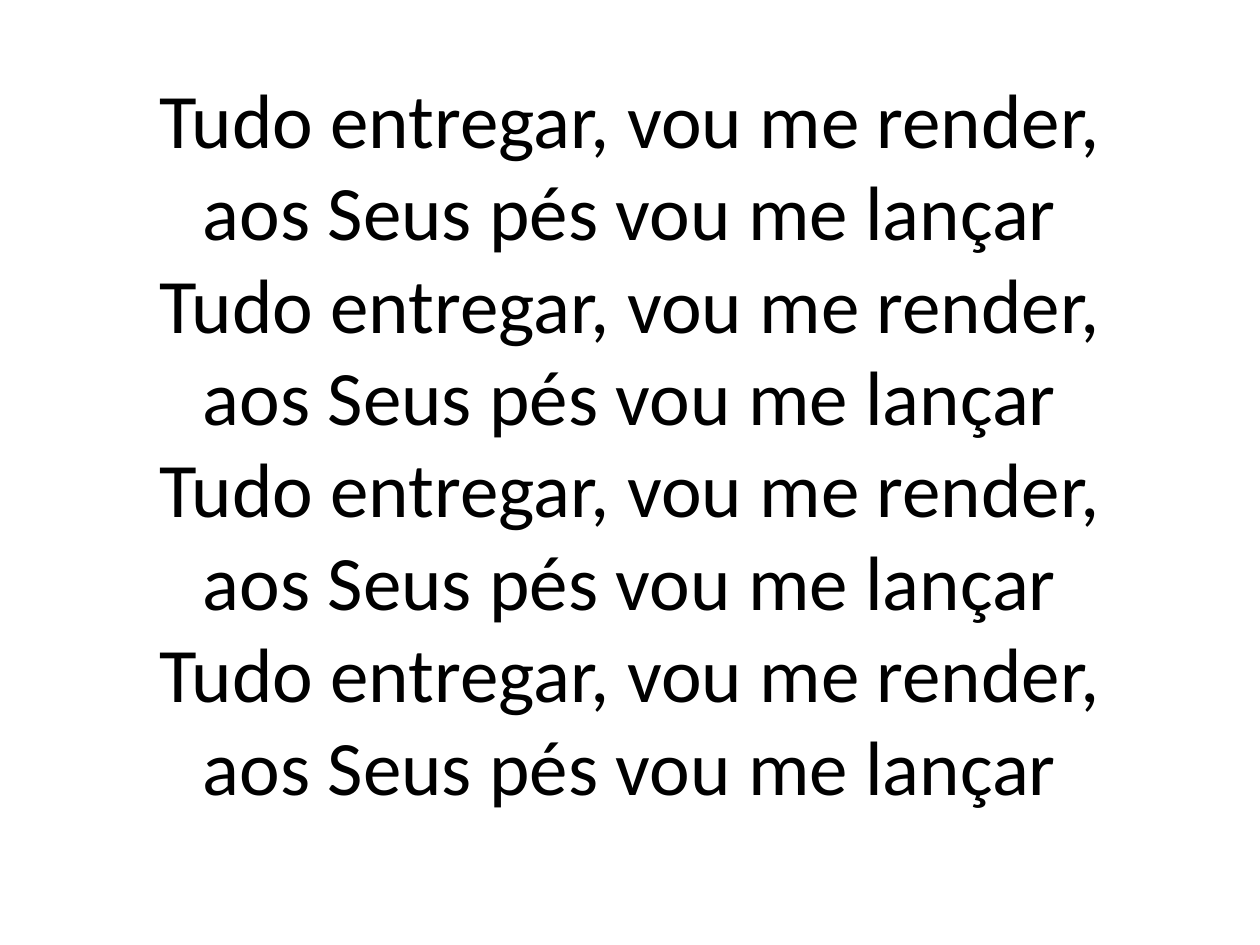
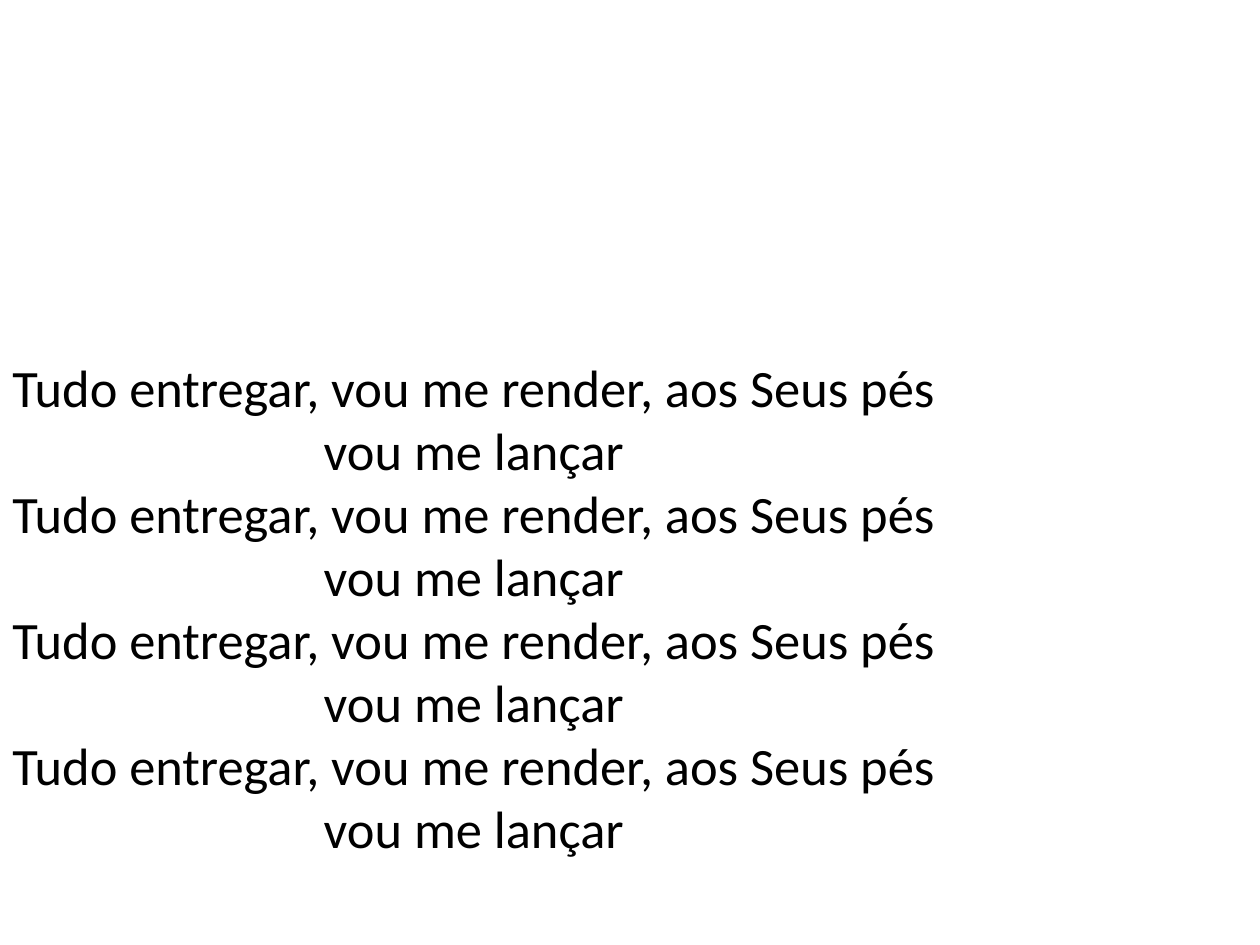
Before and after one commit to hugo-wemer/slide_creator, a slide deck: slide 9 of redencao.pptx. Drawn at 1260x945 pixels with LibreOffice and Linux fonts; fonts in the diff are those of the drawing. Boxes give left, top, right and bottom in pixels: in the first picture for what was removed or moved away, otherwise in the second. Text is boxed around its words. In the diff, an @@ line names an element or a change of style, - is before the commit and + after.

```diff
--- a/redencao.pptx
+++ b/redencao.pptx
@@ text "Tudo entregar, vou me render, ..." at [12, 370, 934, 857]: vertical alignment middle to top @@
@@ text at [12, 370, 934, 857]: text changed; size 44 to 30 pt @@
-Tudo entregar, vou me render, aos Seus pés vou me lançar
-Tudo entregar, vou me render, aos Seus pés vou me lançar
-Tudo entregar, vou me render, aos Seus pés vou me lançar
-Tudo entregar, vou me render, aos Seus pés vou me lançar
+Tudo entregar, vou me render, aos Seus pés vou me lançar
+Tudo entregar, vou me render, aos Seus pés vou me lançar
+Tudo entregar, vou me render, aos Seus pés vou me lançar
+Tudo entregar, vou me render, aos Seus pés vou me lançar
```
Also in this commit, not shown: 9 other slides changed, 1 other file.
